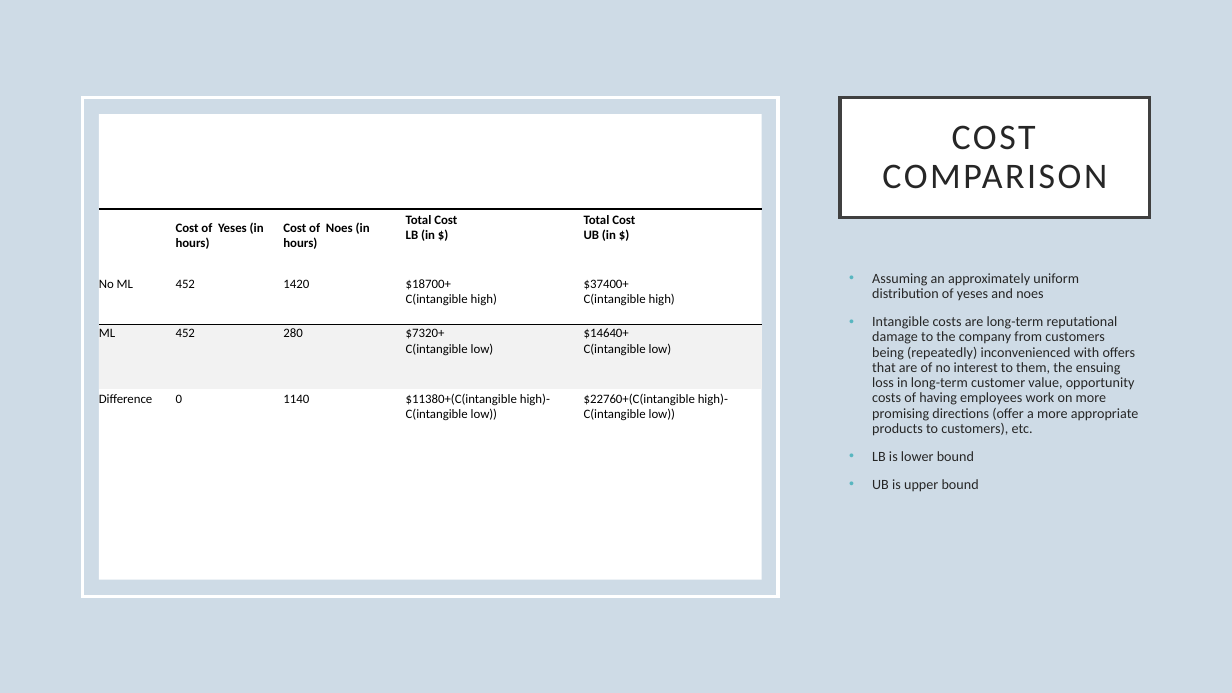
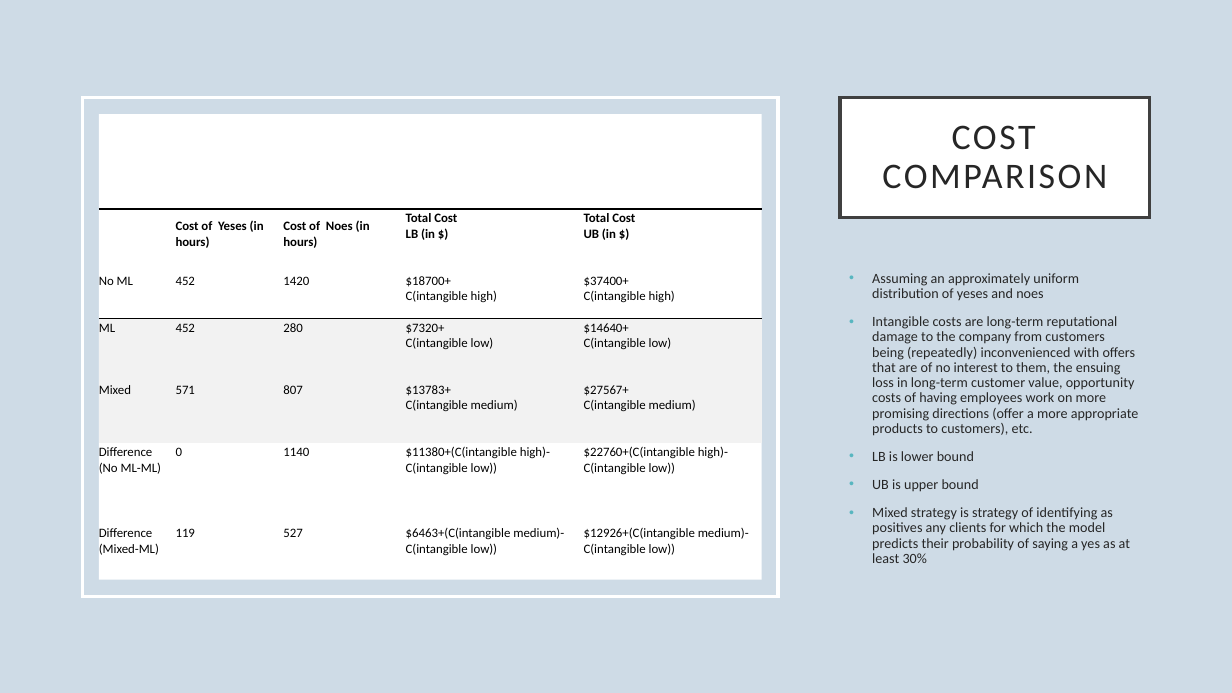
Before and after one commit to dapopov-st/bank-marketing-predicting-term-deposit-subscription, a slide deck: slide 12 of BankMarketing.pptx. Drawn at 1232x693 pixels with LibreOffice and Linux fonts; fonts in the diff are those of the drawing. Boxes give left, top, right and bottom in pixels: in the first picture for what was removed or moved away, otherwise in the second. Text is boxed around its words. In the diff, an @@ line names an element or a change of style, - is before the commit and + after.

```diff
--- a/BankMarketing.pptx
+++ b/BankMarketing.pptx
@@ table at (99, 209, 762, 603) @@
-row 4: Difference | 0 | 1140 | $11380+(C(intangible high)-C(intangible low)) | $22760+(C(intangible high)-C(intangible low))
+row 4: Mixed | 571 | 807 | $13783+ / C(intangible medium) | $27567+ / C(intangible medium)
+row 5: Difference / (No ML-ML) | 0 | 1140 | $11380+(C(intangible high)-C(intangible low)) | $22760+(C(intangible high)-C(intangible low))
+row 6: Difference / (Mixed-ML) | 119 | 527 | $6463+(C(intangible medium)-C(intangible low)) | $12926+(C(intangible medium)-C(intangible low))
@@ text at (872, 507, 1130, 563): paragraph added @@
+• Mixed strategy is strategy of identifying as positives any clients for which the model predicts their probability of saying a yes as at least 30%
```
Also in this commit, not shown: 3 other slides changed, 1 other file.
